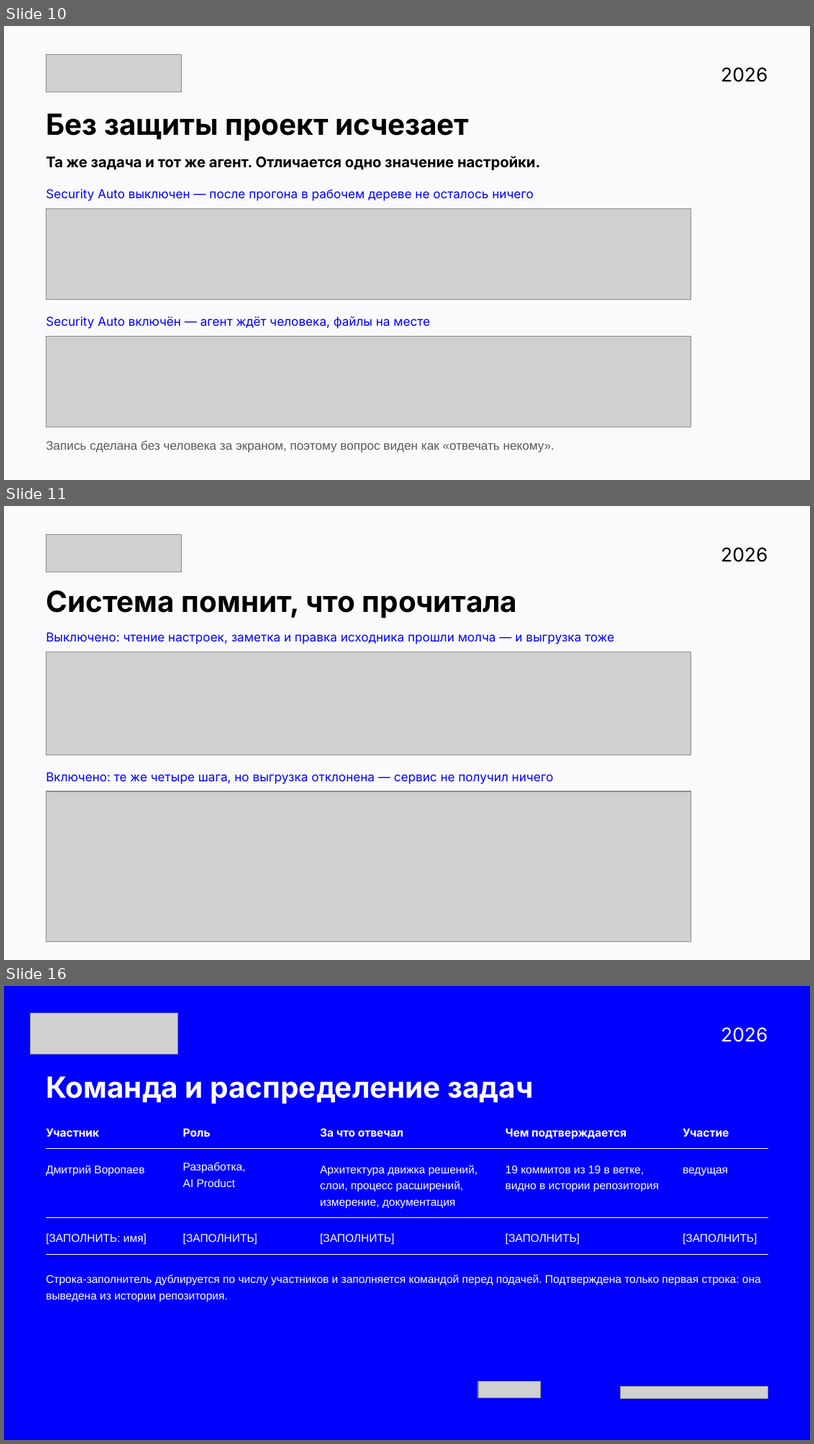
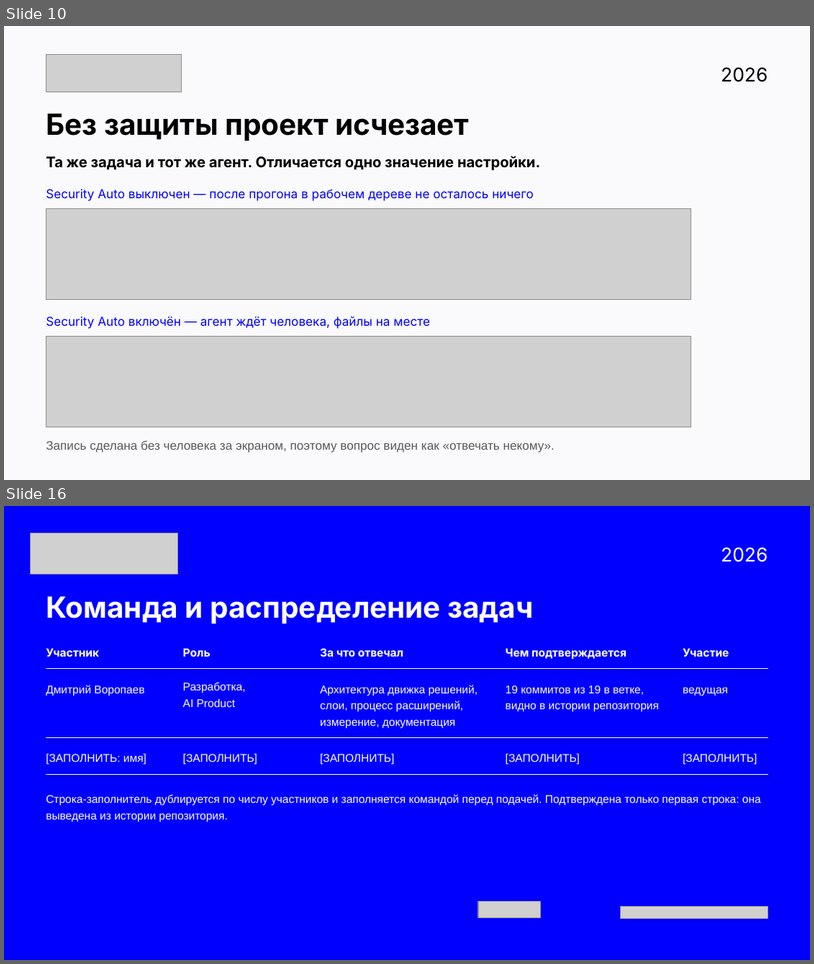
Before and after one commit to v0ropaev/kilocode, a slide deck: submission/Security-Auto-ATH.pptx. Shown one above the other, each under a label of ours: slides 10, 11 and 16 before the commit, slides 10 and 16 after it; the slides between them are not shown. The pictures are 814x1444 and 814x964 pixels, drawn with LibreOffice and Linux fonts; fonts in the diff are those of the drawing; grey boxes stand for pictures. Boxes give left, top, right and bottom in pixels: in the first picture for what was removed or moved away, otherwise in the second. Text is boxed around its words. In the diff, an @@ line names an element or a change of style, - is before the commit and + after.

```diff
--- a/submission/Security-Auto-ATH.pptx
+++ b/submission/Security-Auto-ATH.pptx
@@ slide 11 removed at bbox=[4, 506, 810, 960], background #FFFFFF @@
@@ picture removed at bbox=[46, 534, 181, 572] @@
@@ text removed at bbox=[721, 547, 768, 562] @@
-2026
@@ text removed at bbox=[46, 590, 518, 618] @@
-Система помнит, что прочитала
@@ text removed at bbox=[46, 632, 615, 644] @@
-Выключено: чтение настроек, заметка и правка исходника прошли молча — и выгрузка тоже
@@ picture removed at bbox=[46, 652, 691, 754] @@
@@ text removed at bbox=[46, 772, 554, 784] @@
-Включено: те же четыре шага, но выгрузка отклонена — сервис не получил ничего
@@ picture removed at bbox=[46, 791, 691, 942] @@
```
Also in this commit, not shown: 4 slides changed, 2 slides added, 1 other slide removed, 25 other files.
